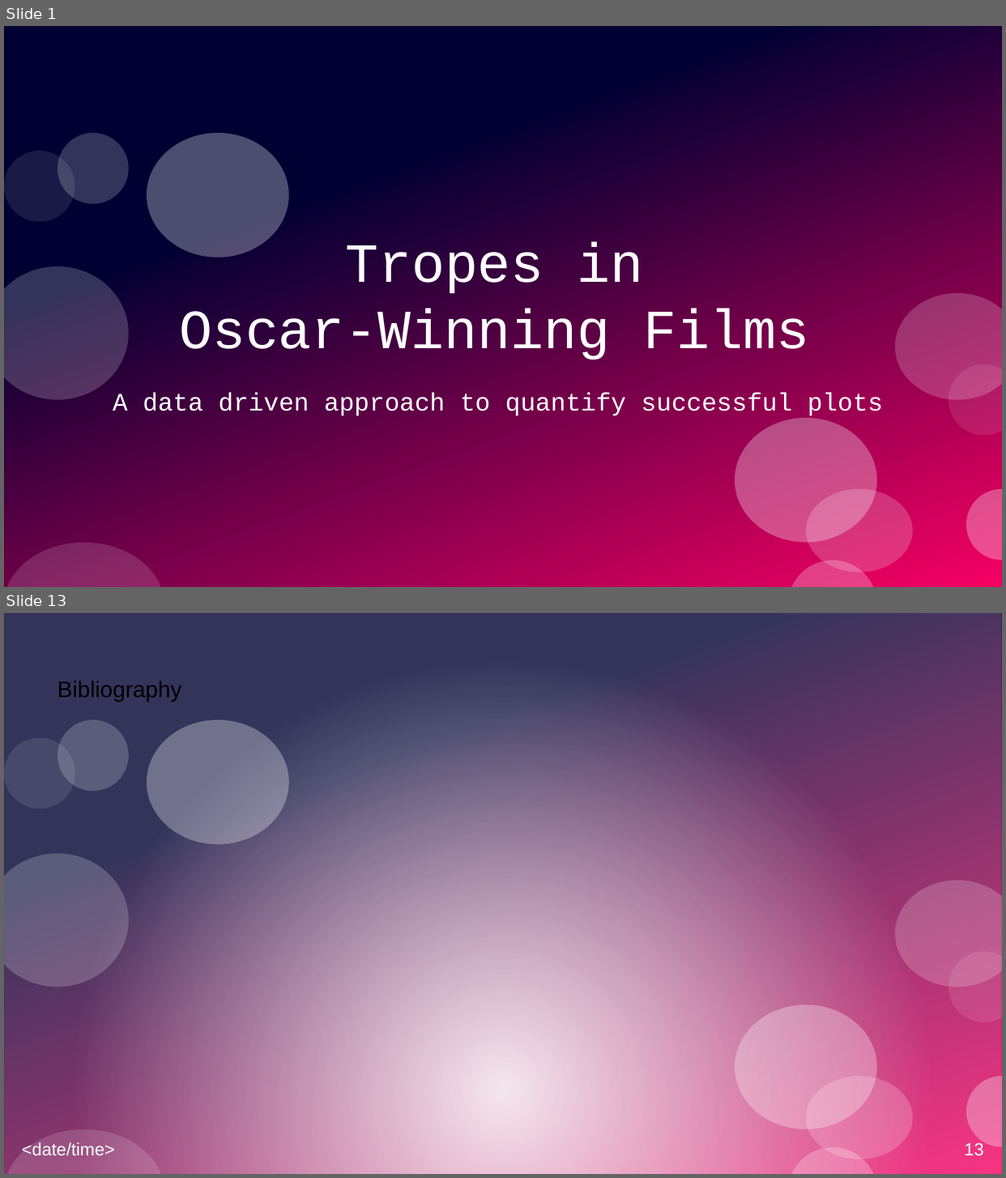
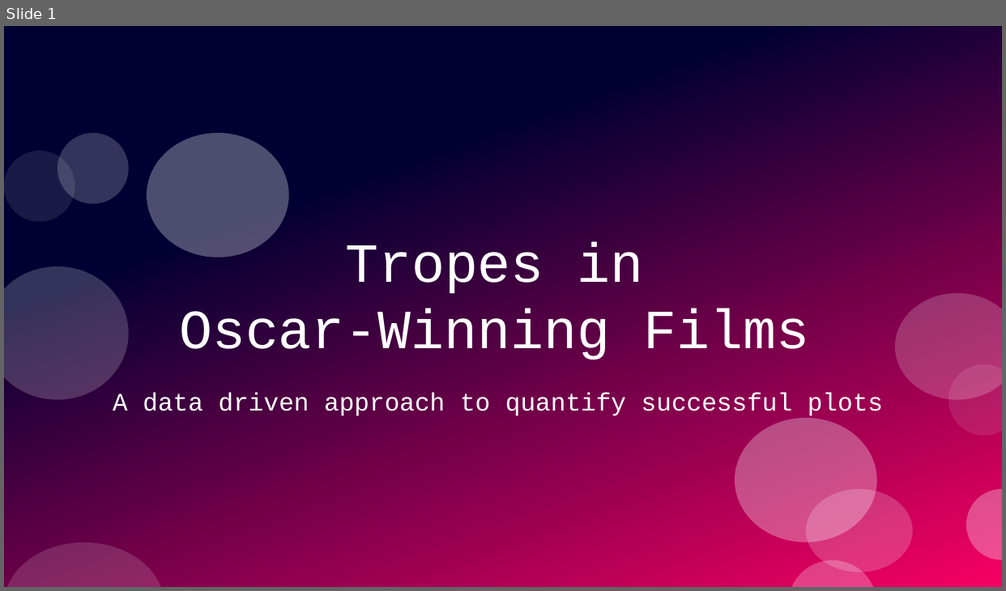
Before and after one commit to SacredFisher/Python_Project, a slide deck: SrikarP_FilmProject.pptx. Shown one above the other, each under a label of ours: slides 1 and 13 before the commit, slide 1 after it; the slides between them are not shown. The pictures are 1006x1178 and 1006x591 pixels, drawn with LibreOffice and Linux fonts; fonts in the diff are those of the drawing. Boxes give left, top, right and bottom in pixels: in the first picture for what was removed or moved away, otherwise in the second. Text is boxed around its words. In the diff, an @@ line names an element or a change of style, - is before the commit and + after.

```diff
--- a/SrikarP_FilmProject.pptx
+++ b/SrikarP_FilmProject.pptx
@@ slide 13 removed at (4, 613, 1002, 1174), background #FFFFFF; not listed: 11 template elements that a slide beside it also shows @@
@@ rectangle removed at (4, 613, 1002, 1174) @@
@@ title removed at (57, 681, 182, 701) @@
-Bibliography
@@ ellipse removed at (147, 720, 289, 845) @@
@@ text removed at (22, 1143, 115, 1156) @@
-<date/time>
@@ page number removed at (964, 1144, 983, 1157) @@
-13
```
Also in this commit, not shown: 11 slides changed, 1 slide added, 1 other file.
